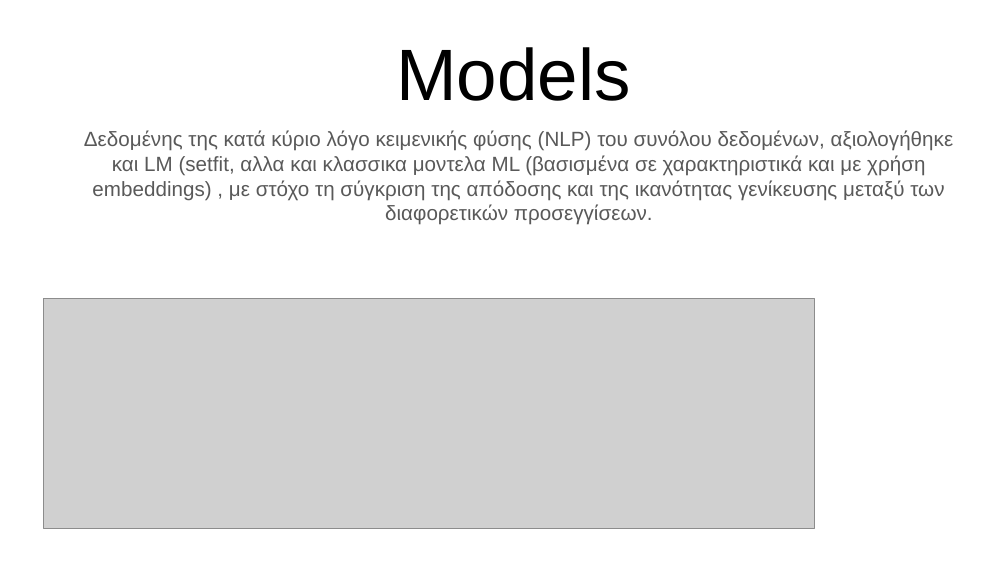
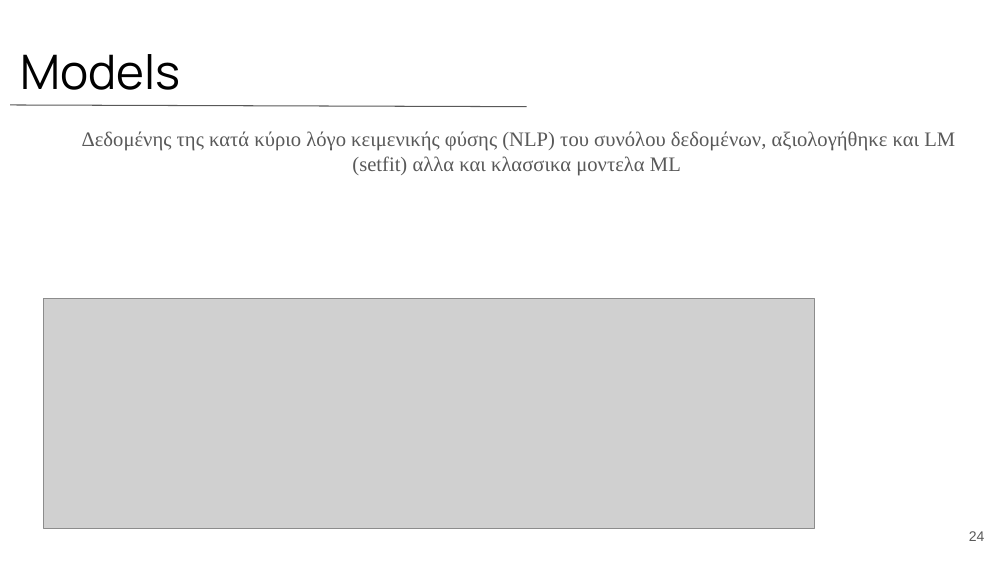
Before and after one commit to MwkosP/Mining-Intelligence, a slide deck: slide 24 of Thesis_Presentation_Panagiotis_Mokos.pptx (slide 30 before the commit). Drawn at 1008x567 pixels with LibreOffice and Linux fonts; fonts in the diff are those of the drawing; grey boxes stand for pictures. Boxes give left, top, right and bottom in pixels: in the first picture for what was removed or moved away, otherwise in the second. Text is boxed around its words. In the diff, an @@ line names an element or a change of style, - is before the commit and + after.

```diff
--- a/Thesis_Presentation_Panagiotis_Mokos.pptx
+++ b/Thesis_Presentation_Panagiotis_Mokos.pptx
@@ title "Models": place and size @@
-title "Models" at bbox=[396, 47, 630, 101]
+title "Models" at bbox=[20, 54, 180, 90]
@@ title "Models" at bbox=[20, 54, 180, 90]: size 52 to 34 pt, font Arial to Manrope; alignment centre to left @@
@@ line added from (10, 105) to (526, 107), #595959 0.75 pt @@
@@ subtitle at bbox=[82, 131, 955, 176]: text changed; font Arial to Times New Roman @@
-Δεδομένης της κατά κύριο λόγο κειμενικής φύσης (NLP) του συνόλου δεδομένων, αξιολογήθηκε και LM (setfit, αλλα και κλασσικα μοντελα ML (βασισμένα σε χαρακτηριστικά και με χρήση embeddings) , με στόχο τη σύγκριση της απόδοσης και της ικανότητας γενίκευσης μεταξύ των διαφορετικών προσεγγίσεων.
+Δεδομένης της κατά κύριο λόγο κειμενικής φύσης (NLP) του συνόλου δεδομένων, αξιολογήθηκε και LM (setfit) αλλα και κλασσικα μοντελα ML
@@ page number added at bbox=[969, 531, 985, 541], 10 pt, text #595959 @@
+24
```
Also in this commit, not shown: 10 other slides changed, 18 slides added, 25 slides removed.
